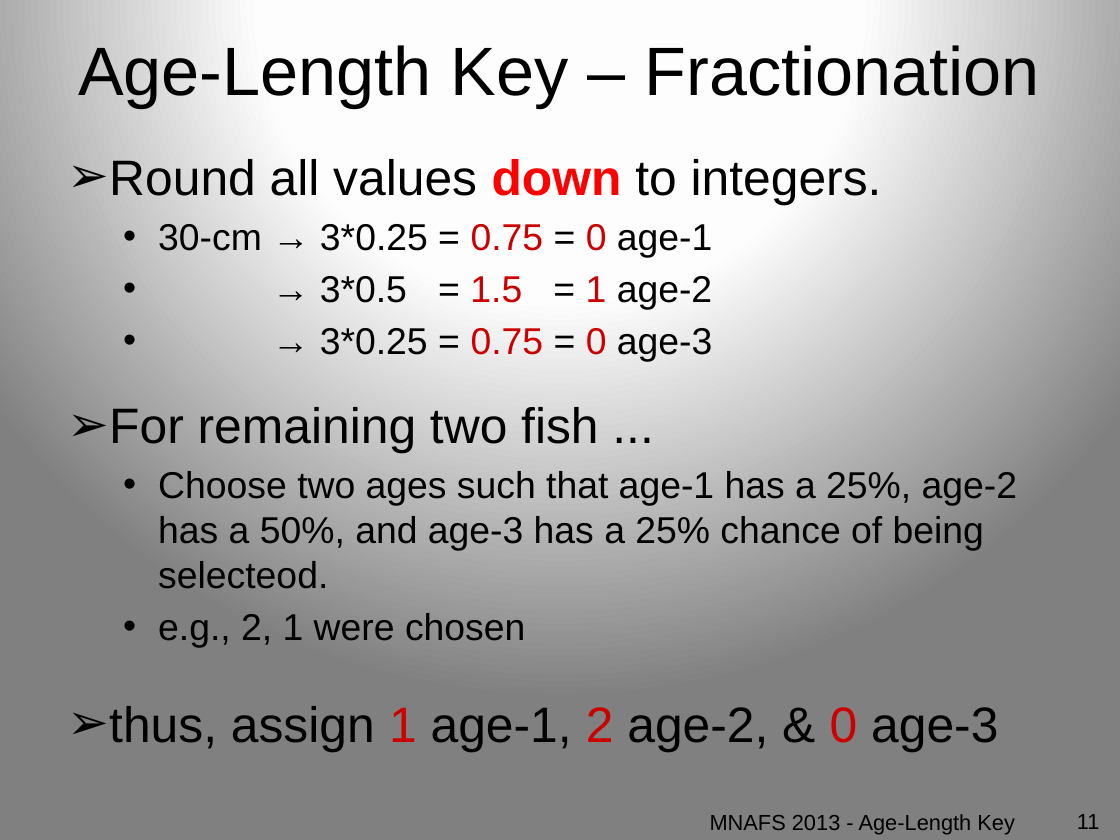
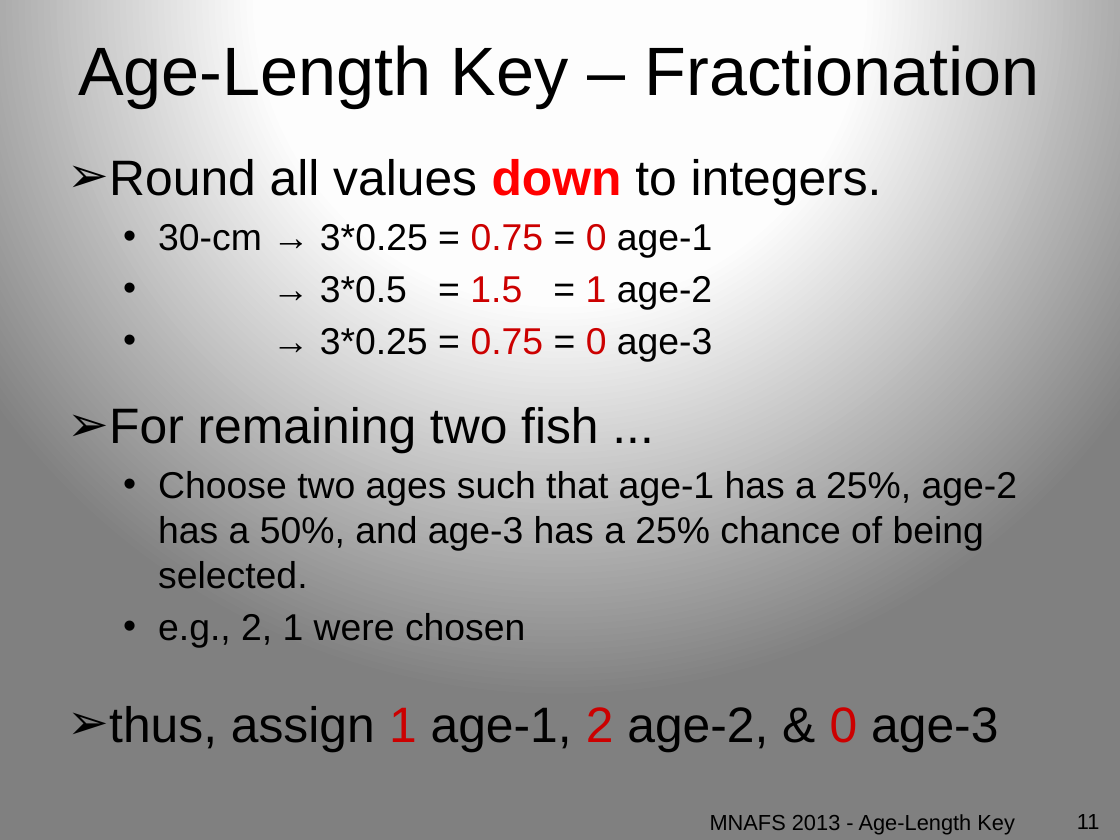
Before and after one commit to droglenc/AFSPortland2015, a slide deck: slide 11 of Slides/02_AgeLengthKey.pptx. Drawn at 1120x840 pixels with LibreOffice and Linux fonts; fonts in the diff are those of the drawing. Boxes give left, top, right and bottom in pixels: in the first picture for what was removed or moved away, otherwise in the second. Text is boxed around its words. In the diff, an @@ line names an element or a change of style, - is before the commit and + after.

```diff
--- a/Slides/02_AgeLengthKey.pptx
+++ b/Slides/02_AgeLengthKey.pptx
@@ text at (158, 471, 1017, 589): text changed @@
-  • Choose two ages such that age-1 has a 25%, age-2 has a 50%, and age-3 has a 25% chance of being selecteod.
+  • Choose two ages such that age-1 has a 25%, age-2 has a 50%, and age-3 has a 25% chance of being selected.
```
Also in this commit, not shown: 7 other slides changed, 7 other files.
